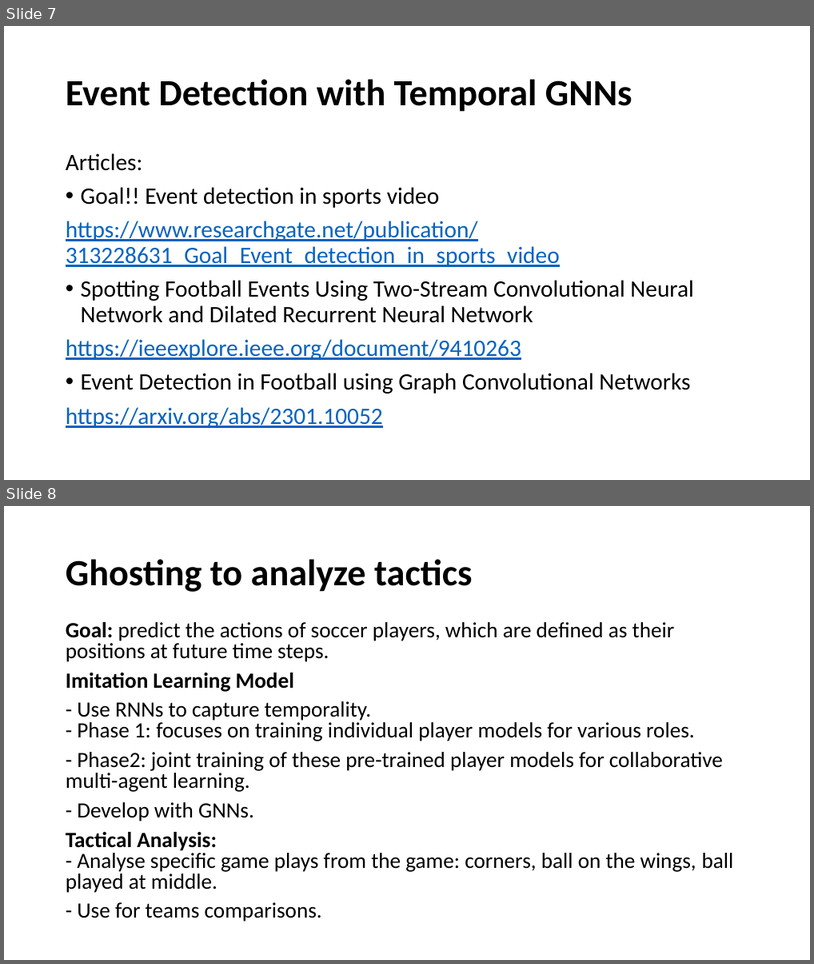
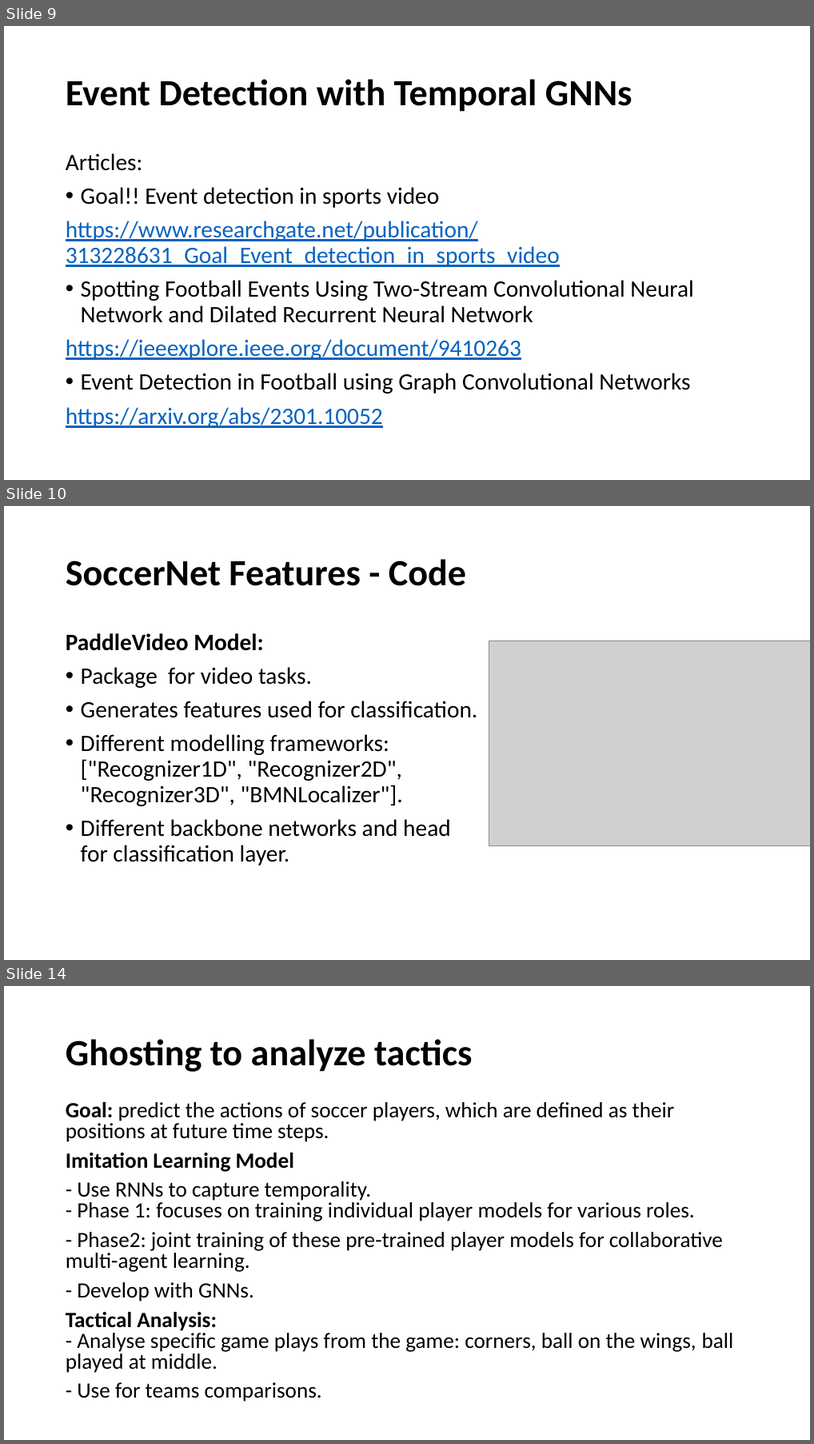
Before and after one commit to Ziolo1999/GNNsFootballEventSpotting, a slide deck: Articles/topic_ideas.pptx. Shown one above the other, each under a label of ours: slides 7 and 8 before the commit, slides 9, 10 and 14 after it; the slides between them are not shown. The pictures are 814x964 and 814x1444 pixels, drawn with LibreOffice and Linux fonts; fonts in the diff are those of the drawing; grey boxes stand for pictures. Boxes give left, top, right and bottom in pixels: in the first picture for what was removed or moved away, otherwise in the second. Text is boxed around its words. In the diff, an @@ line names an element or a change of style, - is before the commit and + after.

```diff
--- a/Articles/topic_ideas.pptx
+++ b/Articles/topic_ideas.pptx
@@ slide 10 added at (4, 506, 810, 960), background #FFFFFF @@
@@ title added at (66, 559, 466, 586), 44 pt, text #000000, bold @@
+SoccerNet Features - Code
@@ text added at (66, 633, 478, 865), 28 pt, text #000000 @@
+PaddleVideo Model:
+• Package for video tasks.
+• Generates features used for classification.
+• Different modelling frameworks: ["Recognizer1D", "Recognizer2D", "Recognizer3D", "BMNLocalizer"].
+• Different backbone networks and head for classification layer.
@@ picture added at (489, 640, 810, 845) @@
@@ what was slide 7 is now slide 9 @@
@@ what was slide 8 is now slide 14 @@
```
Also in this commit, not shown: 2 slides changed, 6 other slides added.
